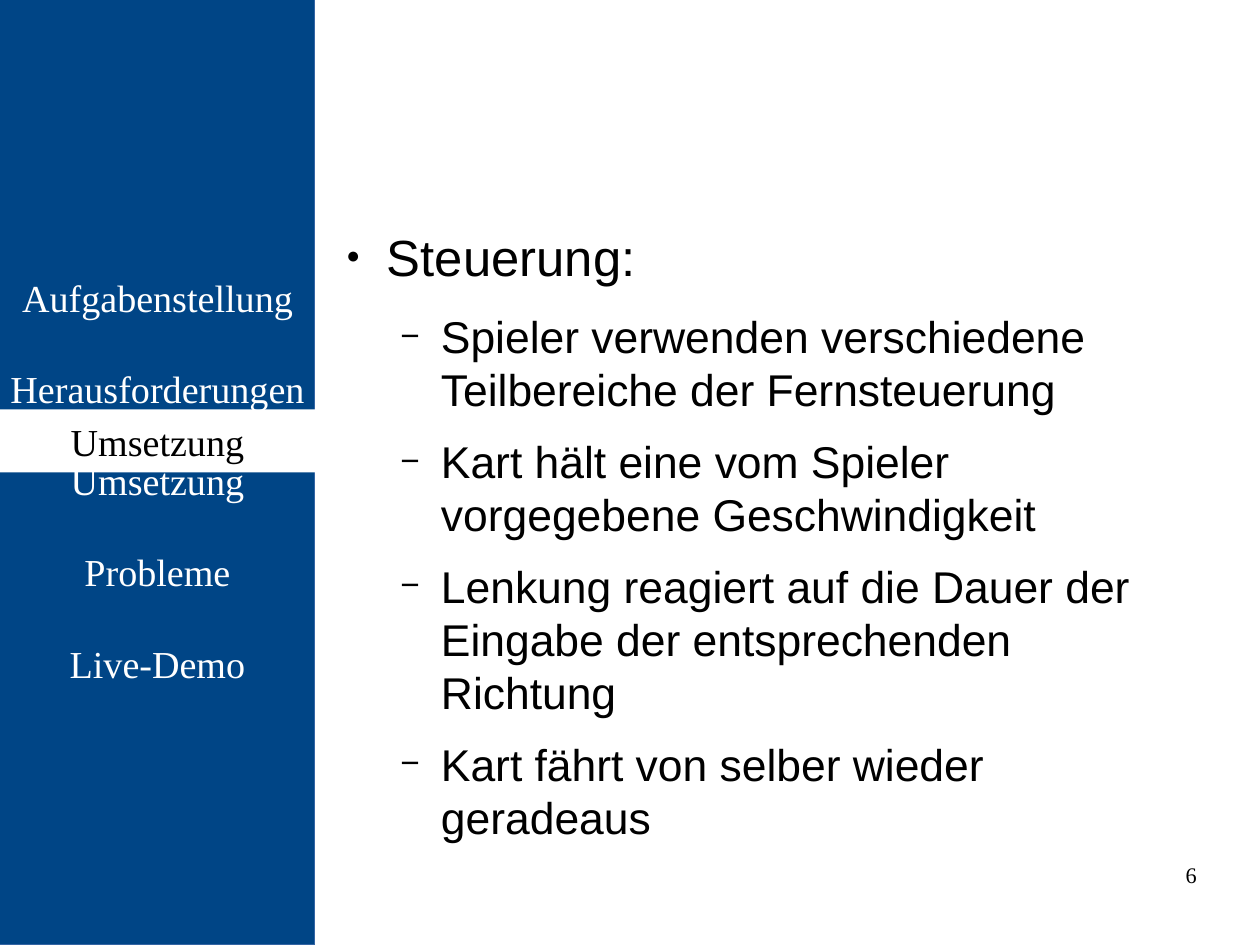
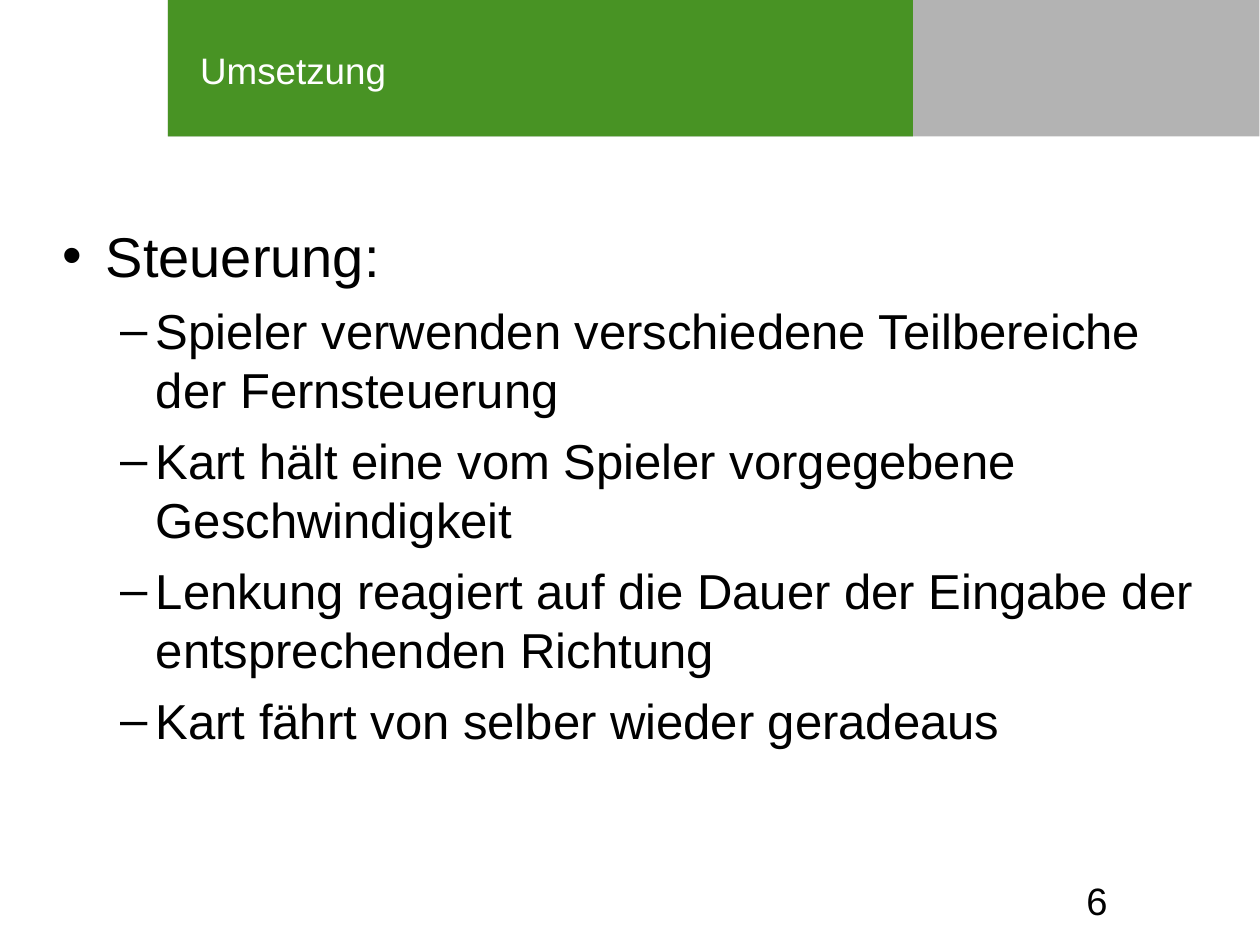
Before and after one commit to kapsl/embedded, a slide deck: slide 6 of Abschlusspräsentation/Abschlusspräsentation.odp. Drawn at 1260x945 pixels with LibreOffice and Linux fonts; fonts in the diff are those of the drawing; background and template pictures are left out. Boxes give left, top, right and bottom in pixels: in the first picture for what was removed or moved away, otherwise in the second. Text is boxed around its words. In the diff, an @@ line names an element or a change of style, - is before the commit and + after.

```diff
--- a/Abschlusspräsentation/Abschlusspräsentation.odp
+++ b/Abschlusspräsentation/Abschlusspräsentation.odp
@@ rectangle removed at (0, 0, 316, 945) @@
-Aufgabenstellung
-Herausforderungen
-Umsetzung
-Probleme
-Live-Demo
@@ rectangle added at (168, 0, 1260, 136), fill #B3B3B3 @@
@@ rectangle added at (168, 0, 914, 136), fill #489324 @@
@@ title "Umsetzung": place and size @@
-title "Umsetzung" at (0, 409, 316, 472)
+title "Umsetzung" at (200, 58, 386, 91)
@@ title "Umsetzung" at (200, 58, 386, 91): size 24 to 23.2 pt, font Times New Roman to Arial, text colour #000000 to #FFFFFF; alignment centre to left; vertical alignment middle to top; fill #FFFFFF to none @@
@@ text "Steuerung:": place and size @@
-text "Steuerung:" at (387, 240, 1129, 843)
+text "Steuerung:" at (106, 238, 1193, 749)
@@ text "Steuerung:" at (106, 238, 1193, 749): size 32 to 35.3 pt in "Steuerung:"; size 28 to 30.9 pt; bullet ● to •; less space between paragraphs; bullet − to – @@
@@ page number: place and size @@
-page number at (1186, 868, 1197, 884)
+page number at (1086, 888, 1107, 916)
@@ page number at (1086, 888, 1107, 916): size 14 to 24 pt, font Times New Roman to Arial; alignment right to left @@
```
Also in this commit, not shown: 8 other slides changed.
